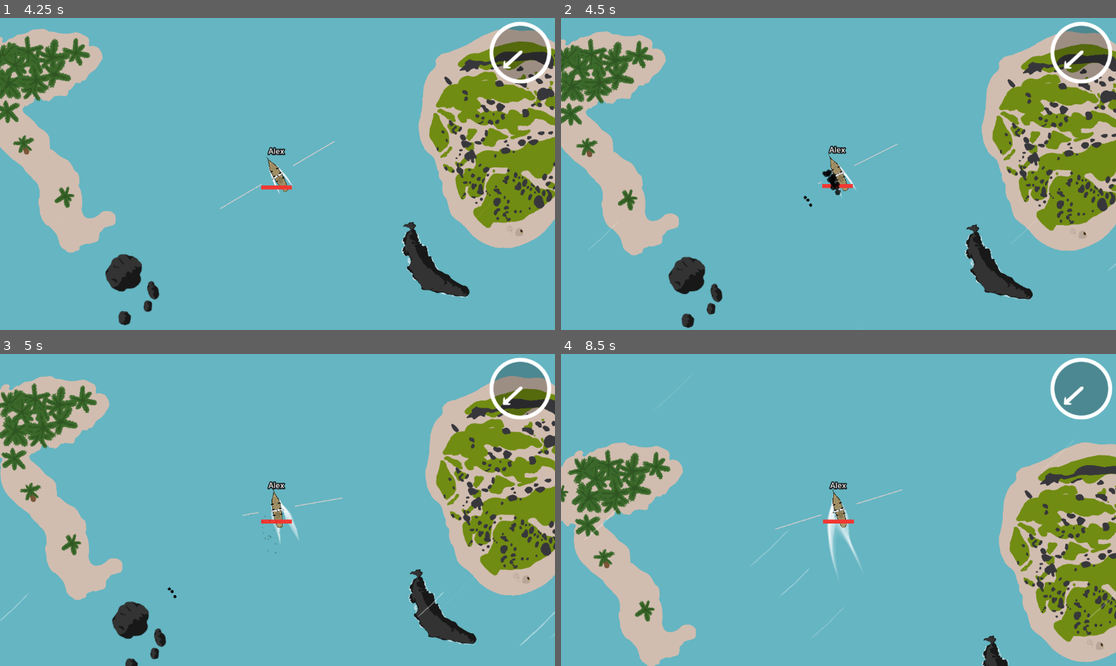
Above: before the commit, frames 1-4 (two rows, left to right).
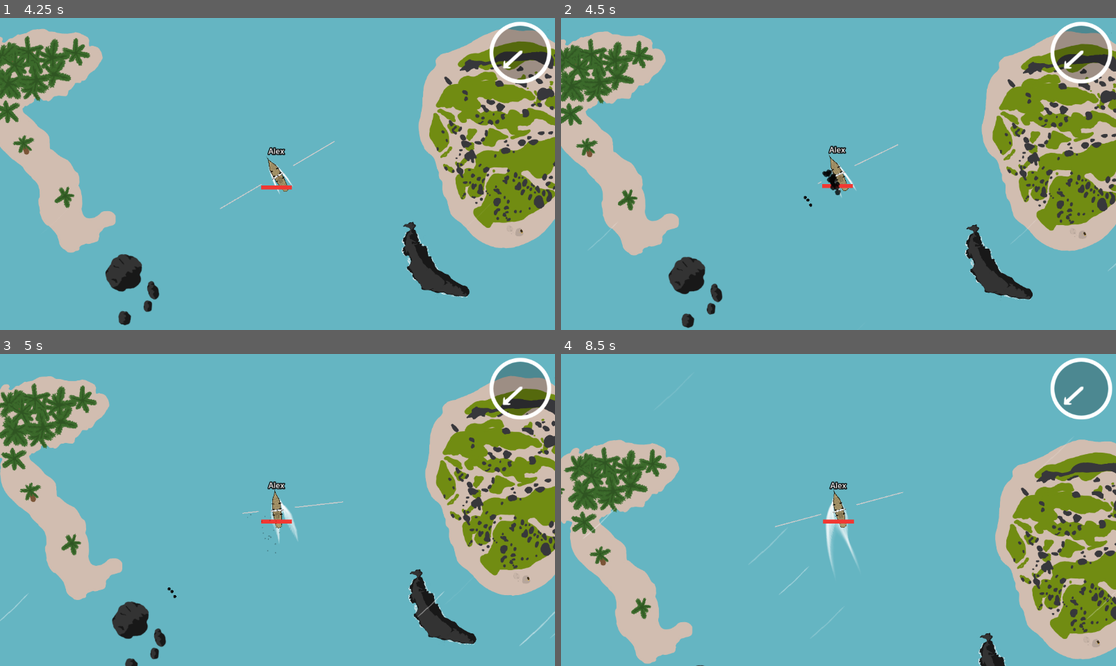
Above: after the commit, the same moments.

Repository: friedev/corsair-warfare
Game: Godot game, scene res://scenes/main.tscn
Two runs of this game, one before a commit and one after it. Both use one fixed random seed, a clock stepped at 60 frames per second and the inputs below. Sound files missing from this copy of the repository are replaced by a short silence.
Inputs (mouse positions are in pixels of both pictures, inside the frame that each line leads up to):
- Up to frame 1 (4.25 s): click "Play" at 0.5 s; click "Last Man Standing" at 1.25 s; click "Add keyboard (WASD)" at 2 s; click (77, 139) at 2.77 s; type "Alex" at 2.85 s; click "Play" at 3.5 s
- Up to frame 2 (4.5 s): hold D from 4.28 s (still down); hold Q from 4.28 s (still down)
- Up to frame 3 (5 s): keep holding D; keep holding Q
- Up to frame 4 (8.5 s): release D at 5.03 s; release Q at 5.03 s; hold A 5.03-5.78 s; tap E at 5.1 s; hold J 5.78-6.53 s; hold D 5.78-7.28 s; tap L at 6.6 s; hold U 7.28-8.03 s; hold A from 7.28 s (still down); tap O at 8.1 s

Frame 1 is identical in both runs. In frame 2, less than 0.1% of the frame differs, in the area x 46-61%, y 40-56%; in frame 3, 0.3%; in frame 4, 8.5%, in the area x 0-100%, y 27-100%.

Commit message:
Increase ship rotation speed

Diff:
--- a/scenes/world/ship/ship.tscn
+++ b/scenes/world/ship/ship.tscn
@@ -102,7 +102,7 @@
 script = ExtResource("1_lvdat")
 speed = 200.0
 min_speed = 50.0
-rotation_speed = 3000.0
+rotation_speed = 3500.0
 ram_dps_min = 0.1
 ram_dps_max = 0.2
 obstacle_dps = 0.15
